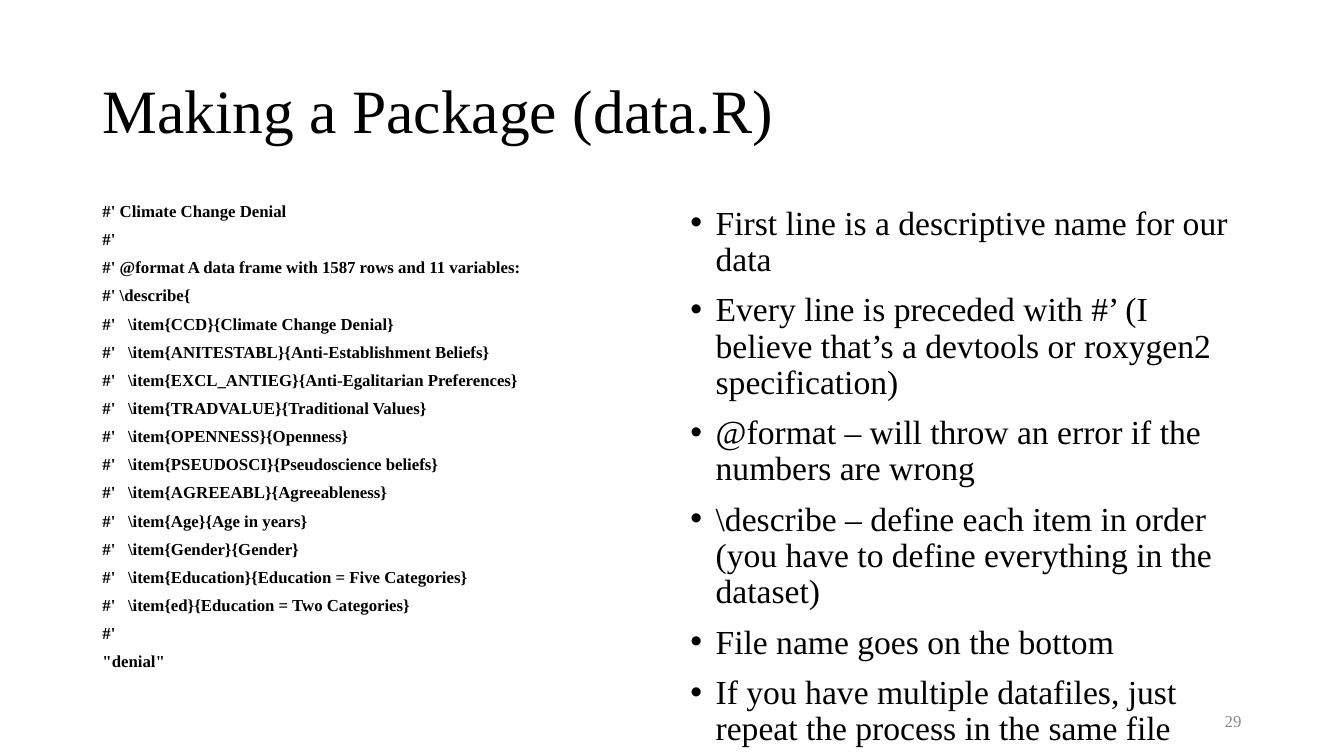
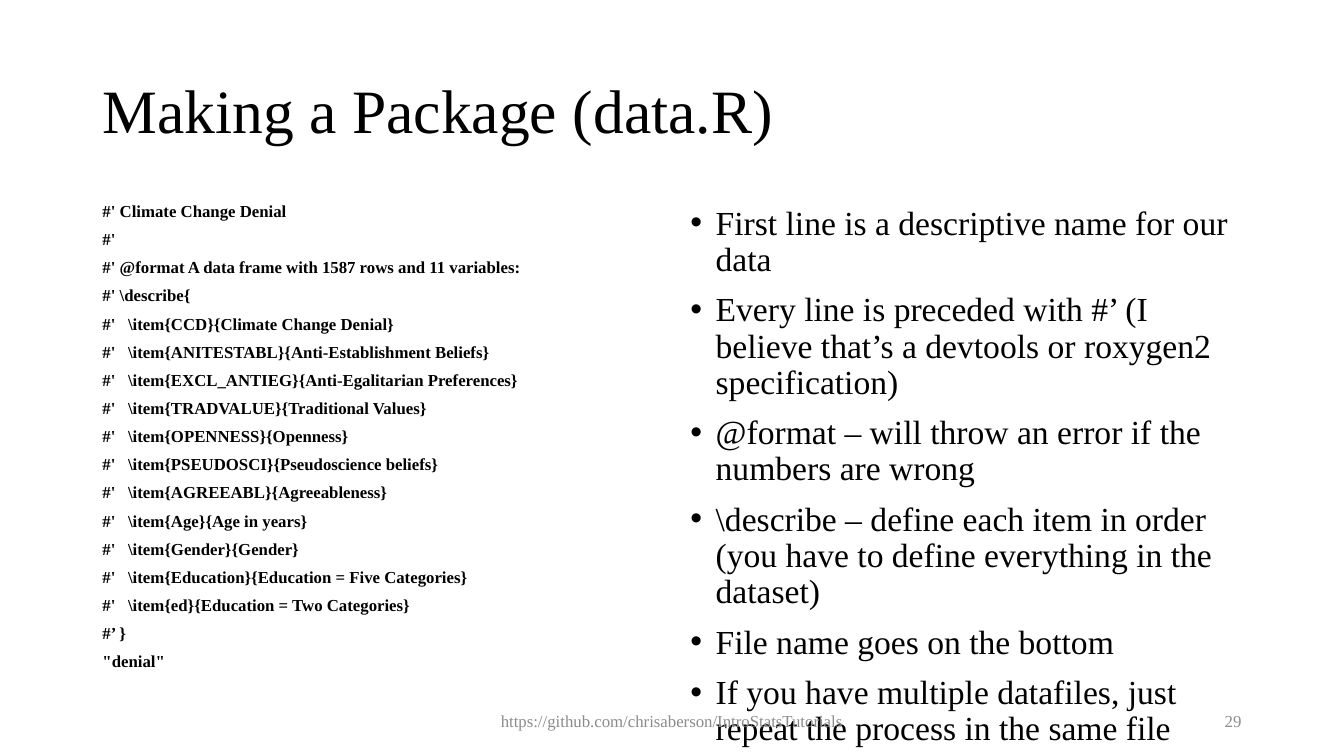
Before and after one commit to chrisaberson/IntroStatsTutorials, a slide deck: slide 29 of ppt/learnr.pptx. Drawn at 1344x756 pixels with LibreOffice and Linux fonts; fonts in the diff are those of the drawing. Boxes give left, top, right and bottom in pixels: in the first picture for what was removed or moved away, otherwise in the second. Text is boxed around its words. In the diff, an @@ line names an element or a change of style, - is before the commit and + after.

```diff
--- a/ppt/learnr.pptx
+++ b/ppt/learnr.pptx
@@ text at <box>102,205,520,667</box>: text changed @@
-#'
+#’ }
@@ text added at <box>501,715,843,732</box>, 12 pt, text #8C8C8C @@
+https://github.com/chrisaberson/IntroStatsTutorials
```
Also in this commit, not shown: 41 other slides changed, 4 slides added.
